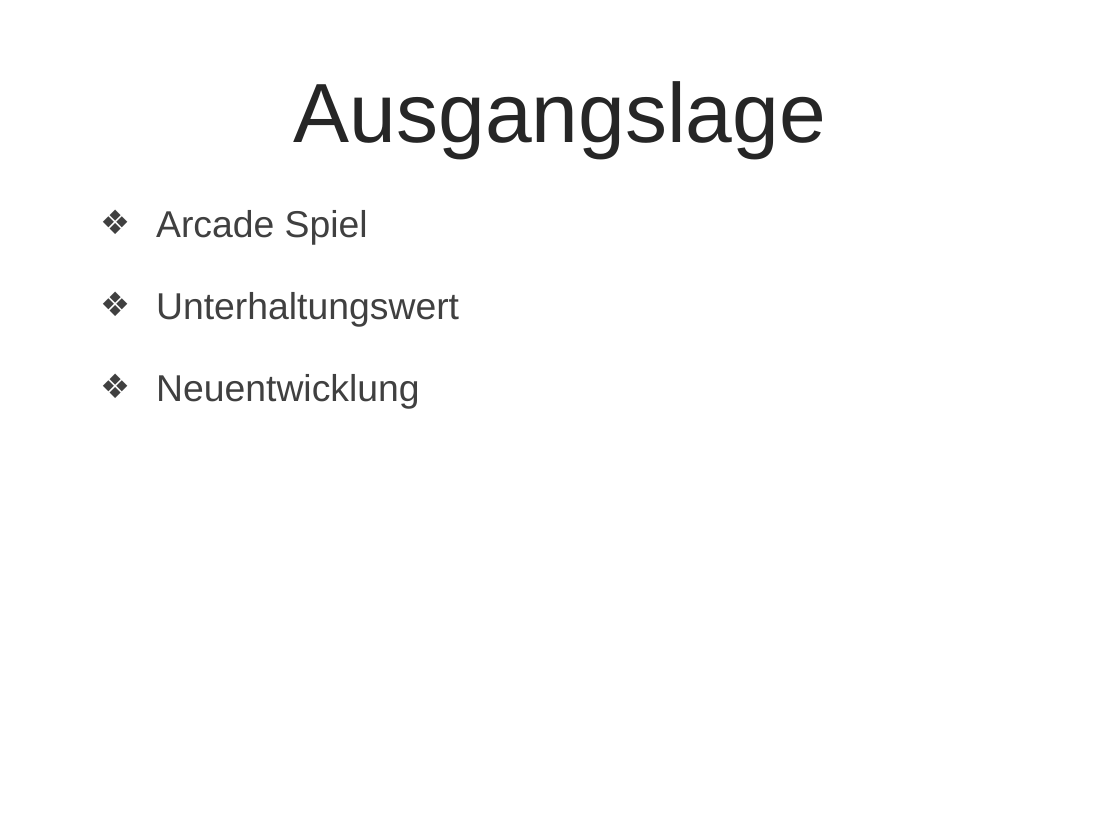
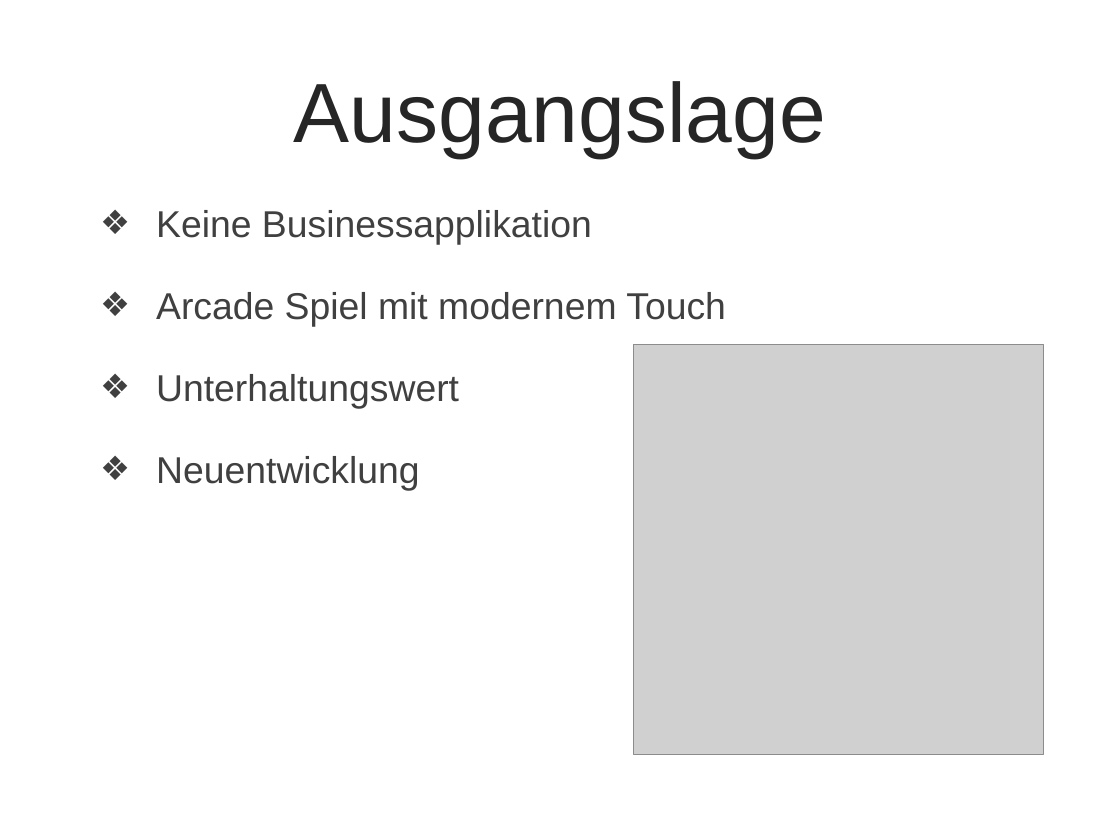
Before and after one commit to smowdy/bfh_projekt_1, a slide deck: slide 3 of doc/PP_Arcade_V1.pptx. Drawn at 1120x840 pixels with LibreOffice and Linux fonts; fonts in the diff are those of the drawing; grey boxes stand for pictures; background and template pictures are left out. Boxes give left, top, right and bottom in pixels: in the first picture for what was removed or moved away, otherwise in the second. Text is boxed around its words. In the diff, an @@ line names an element or a change of style, - is before the commit and + after.

```diff
--- a/doc/PP_Arcade_V1.pptx
+++ b/doc/PP_Arcade_V1.pptx
@@ text at (156, 210, 726, 327): text changed @@
-❖ Arcade Spiel
+❖ Keine Businessapplikation
+❖ Arcade Spiel mit modernem Touch
@@ picture added at (634, 345, 1044, 755) @@
```
Also in this commit, not shown: 4 other slides changed, 10 slides added, 3 slides removed.
